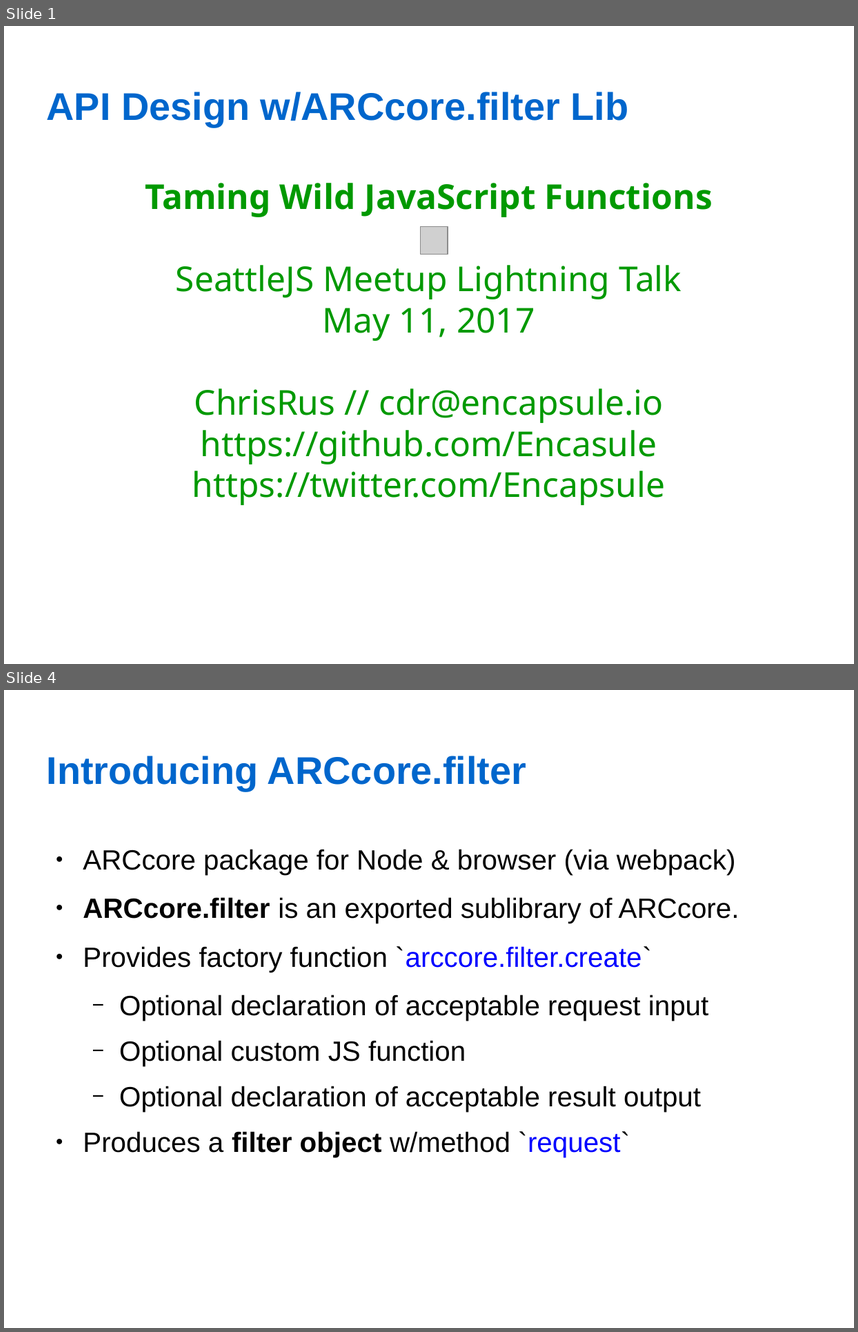
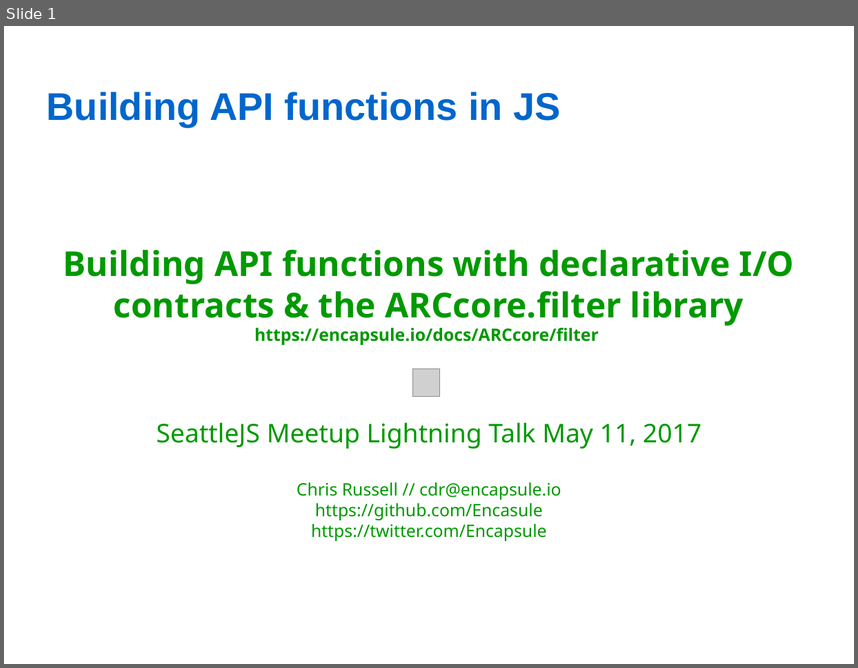
Before and after one commit to Encapsule-Annex/seattlejs-meetup-2017-may-filter-lib, a slide deck: SeattleJS-2017.05.11-ARCcore.filter.odp. Shown one above the other, each under a label of ours: slides 1 and 4 before the commit, slide 1 after it; the slides between them are not shown. The pictures are 858x1332 and 858x668 pixels, drawn with LibreOffice and Linux fonts; fonts in the diff are those of the drawing; grey boxes stand for pictures; background and template pictures are left out. Boxes give left, top, right and bottom in pixels: in the first picture for what was removed or moved away, otherwise in the second. Text is boxed around its words. In the diff, an @@ line names an element or a change of style, - is before the commit and + after.

Commit message:
Presentation for 2017.05.11 SeattleJS

```diff
--- a/SeattleJS-2017.05.11-ARCcore.filter.odp
+++ b/SeattleJS-2017.05.11-ARCcore.filter.odp
@@ slide 4 removed at box(4, 690, 854, 1328), background picture (left out) @@
@@ title removed at box(47, 756, 526, 791) @@
-Introducing ARCcore.filter
@@ text removed at box(83, 849, 740, 1157) @@
-● ARCcore package for Node & browser (via webpack)
-● ARCcore.filter is an exported sublibrary of ARCcore.
-● Provides factory function `arccore.filter.create`
-  − Optional declaration of acceptable request input
-  − Optional custom JS function
-  − Optional declaration of acceptable result output
-● Produces a filter object w/method `request`
@@ slide 1 changed as well @@
@@ title at box(47, 92, 560, 127): text changed @@
-API Design w/ARCcore.filter Lib
+Building API functions in JS
@@ subtitle at box(63, 250, 794, 541): text changed; size 32 to 16 pt @@
-Taming Wild JavaScript Functions
-SeattleJS Meetup Lightning Talk
-May 11, 2017
-ChrisRus // cdr@encapsule.io
-https://github.com/Encasule
-https://twitter.com/Encapsule
+Building API functions with declarative I/O contracts & the ARCcore.filter library
+https://encapsule.io/docs/ARCcore/filter
+SeattleJS Meetup Lightning Talk May 11, 2017
+Chris Russell // cdr@encapsule.io
+https://github.com/Encasule
+https://twitter.com/Encapsule
@@ picture: place and size @@
-picture at box(421, 227, 448, 254)
+picture at box(413, 368, 441, 397)
```
Also in this commit, not shown: 4 other slides changed, 5 slides added, 2 other slides removed.
